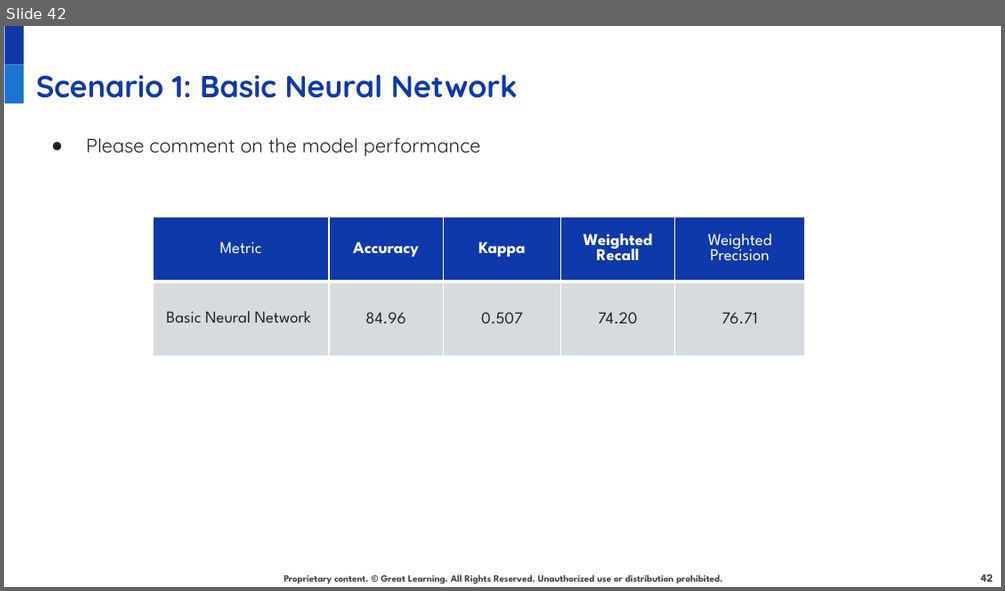
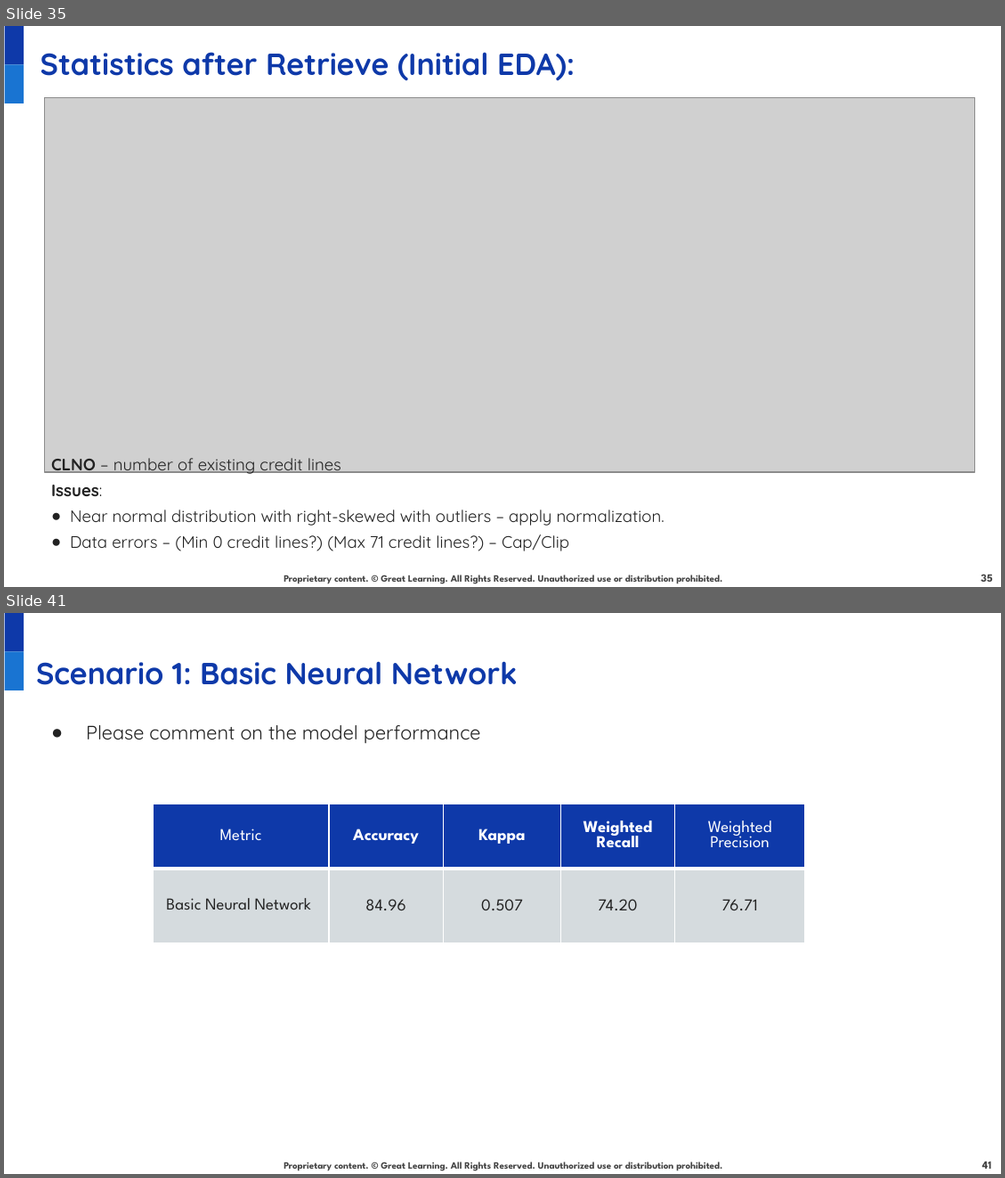
Before and after one commit to juanbucz/GreatLearning-TermProjects, a slide deck: Neural Networks - Loan Default/Loan Default Prediction Presentation - Business Interpretation - John Buczkowski.pptx. Shown one above the other, each under a label of ours: slide 42 before the commit, slides 35 and 41 after it; the slides between them are not shown. The pictures are 1005x591 and 1005x1178 pixels, drawn with LibreOffice and Linux fonts; fonts in the diff are those of the drawing; grey boxes stand for pictures; background and template pictures are left out. Boxes give left, top, right and bottom in pixels: in the first picture for what was removed or moved away, otherwise in the second. Text is boxed around its words. In the diff, an @@ line names an element or a change of style, - is before the commit and + after.

Commit message:
GG NN Default Loan Default Prediction Presentation - Clean up of pre-existing EDA slides; reorganization of current slide deck

```diff
--- a/Neural Networks - Loan Default/Loan Default Prediction Presentation - Business Interpretation - John Buczkowski.pptx
+++ b/Neural Networks - Loan Default/Loan Default Prediction Presentation - Business Interpretation - John Buczkowski.pptx
@@ slide 35 added at <box>4,26,1001,587</box>, background #FFFFFF; not listed: 3 template elements that a slide beside it also shows @@
@@ text added at <box>40,52,574,80</box>, 22 pt, text #0E39A9, bold @@
+Statistics after Retrieve (Initial EDA):
@@ picture added at <box>44,98,974,473</box> @@
@@ text added at <box>51,458,664,551</box>, 12 pt, text #222222 @@
+CLNO – number of existing credit lines
+Issues:
+● Near normal distribution with right-skewed with outliers – apply normalization.
+● Data errors – (Min 0 credit lines?) (Max 71 credit lines?) – Cap/Clip
@@ page number added at <box>980,573,992,581</box>, 8 pt, text #434343, bold @@
+35
@@ what was slide 42 is now slide 41 @@
@@ page number at <box>982,1161,992,1168</box>: text changed @@
-42
+41
```
Also in this commit, not shown: 18 slides changed, 4 other slides added, 6 slides removed.
